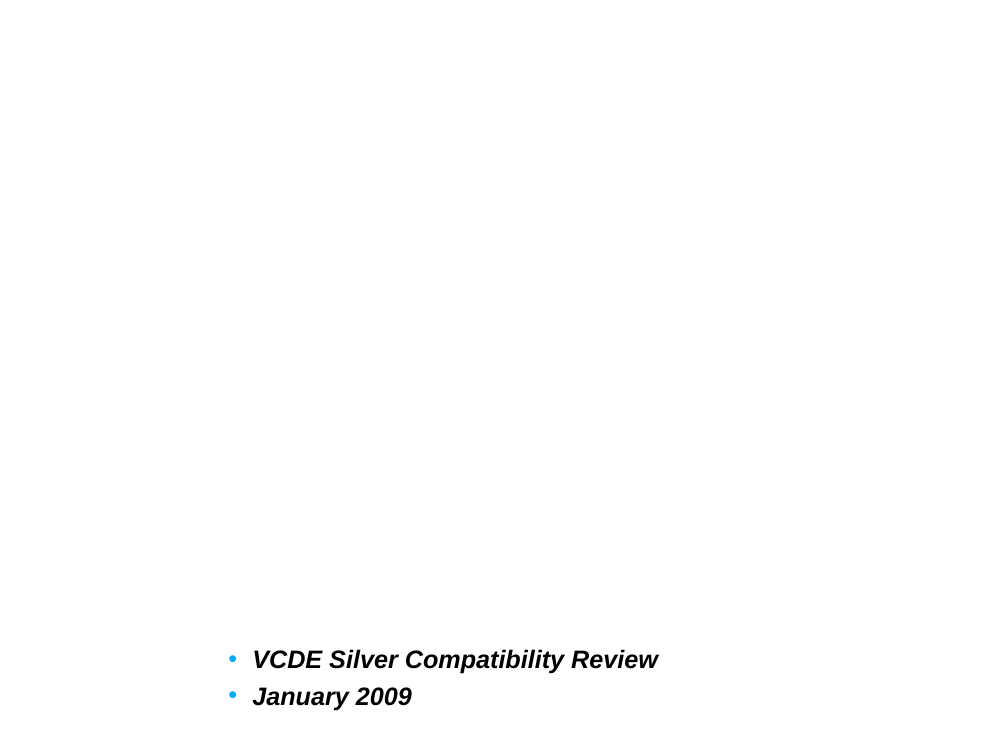
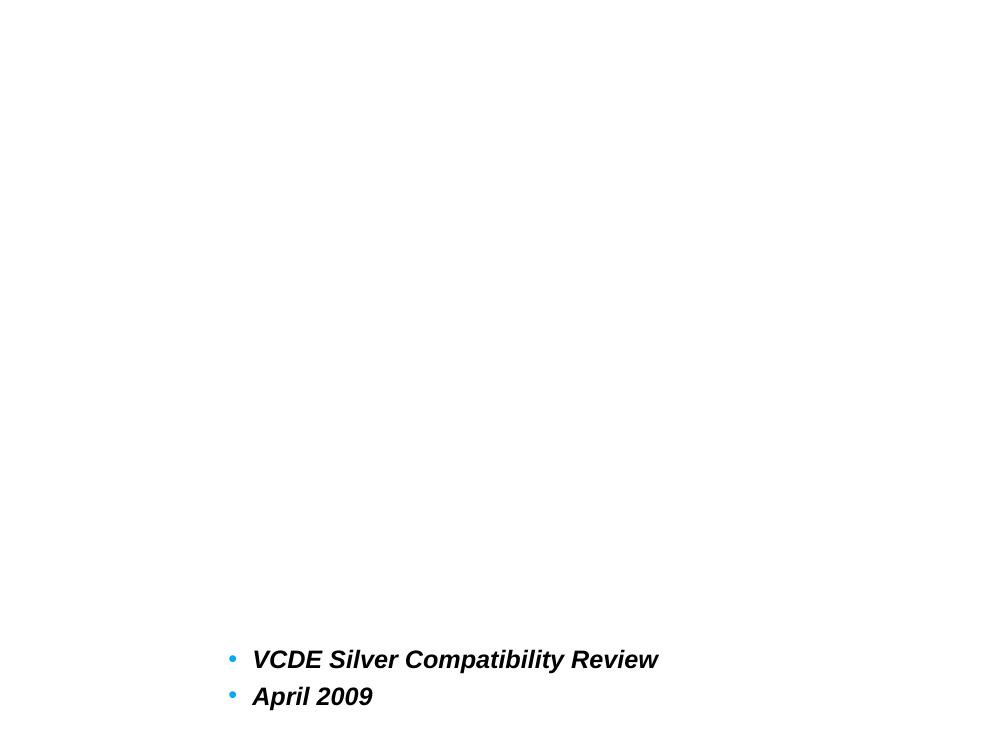
Before and after one commit to NCIP/camod-docs, a slide deck: slide 1 of CABIG compliance/caMOD 2.5 VCDE Submission/item1-Brief Description of the data system and its design(ppt)/caMOD_Interoperability_Review_2009.ppt. Drawn at 1008x756 pixels with LibreOffice and Linux fonts; fonts in the diff are those of the drawing; background and template pictures are left out. Boxes give left, top, right and bottom in pixels: in the first picture for what was removed or moved away, otherwise in the second. Text is boxed around its words. In the diff, an @@ line names an element or a change of style, - is before the commit and + after.

```diff
--- a/CABIG compliance/caMOD 2.5 VCDE Submission/item1-Brief Description of the data system and its design(ppt)/caMOD_Interoperability_Review_2009.ppt
+++ b/CABIG compliance/caMOD 2.5 VCDE Submission/item1-Brief Description of the data system and its design(ppt)/caMOD_Interoperability_Review_2009.ppt
@@ subtitle at [252, 686, 373, 710]: text changed @@
-• January 2009
+• April 2009
```
Also in this commit, not shown: 5 other slides changed, 1 slide added.
